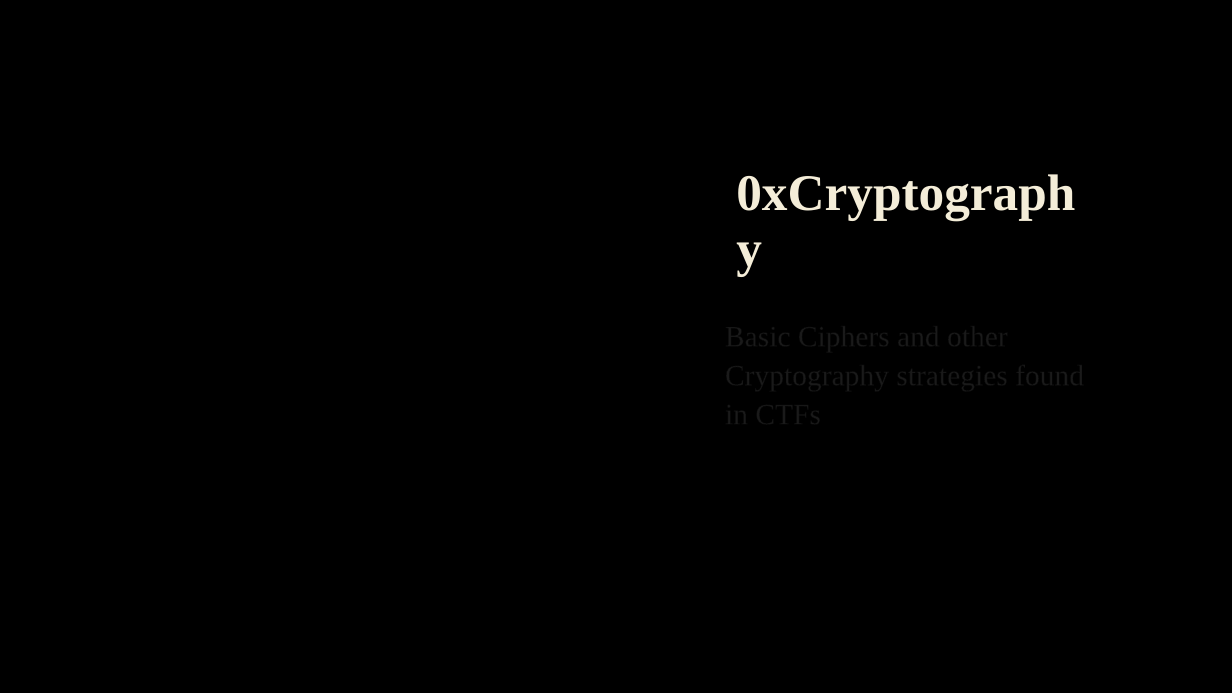
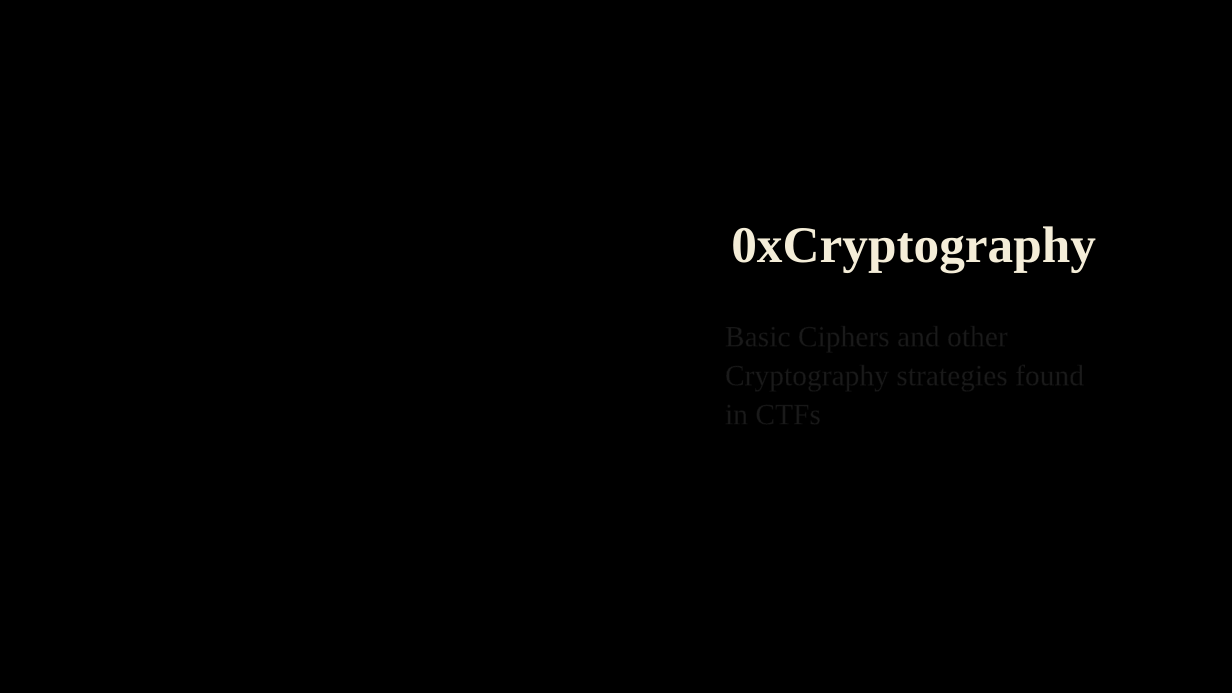
Before and after one commit to BYU-CSA/cyber-kickstart, a slide deck: slide 2 of Lesson 2 - Cryptography/CryptoIntroduction.pptx. Drawn at 1232x693 pixels with LibreOffice and Linux fonts; fonts in the diff are those of the drawing; background and template pictures are left out. Boxes give left, top, right and bottom in pixels: in the first picture for what was removed or moved away, otherwise in the second. Text is boxed around its words. In the diff, an @@ line names an element or a change of style, - is before the commit and + after.

```diff
--- a/Lesson 2 - Cryptography/CryptoIntroduction.pptx
+++ b/Lesson 2 - Cryptography/CryptoIntroduction.pptx
@@ title "0xCryptography" rewrapped from box(727, 178, 1109, 282) to box(731, 226, 1096, 273) @@
```
Also in this commit, not shown: 4 other slides changed, 1 slide added.
